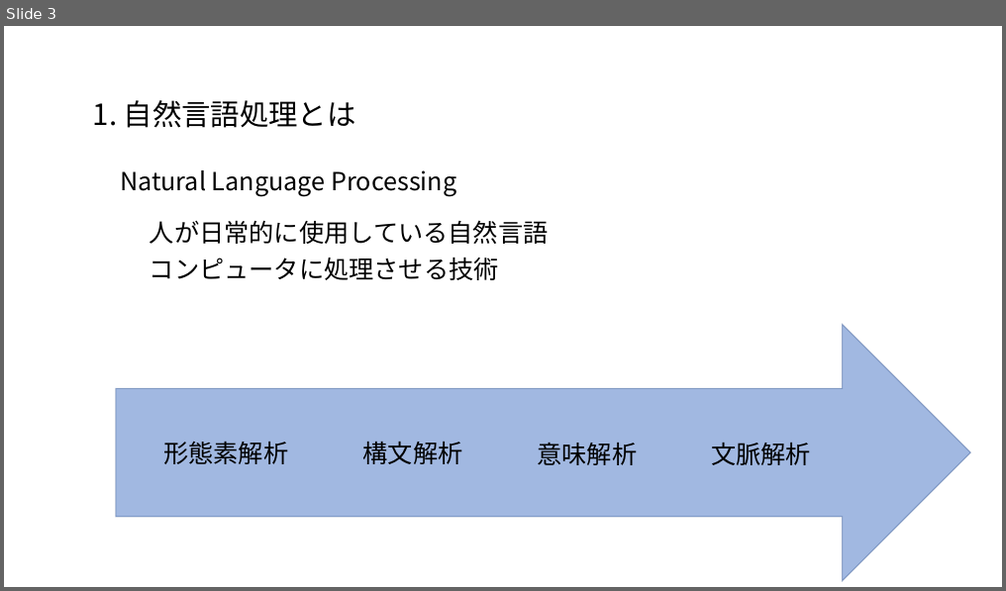
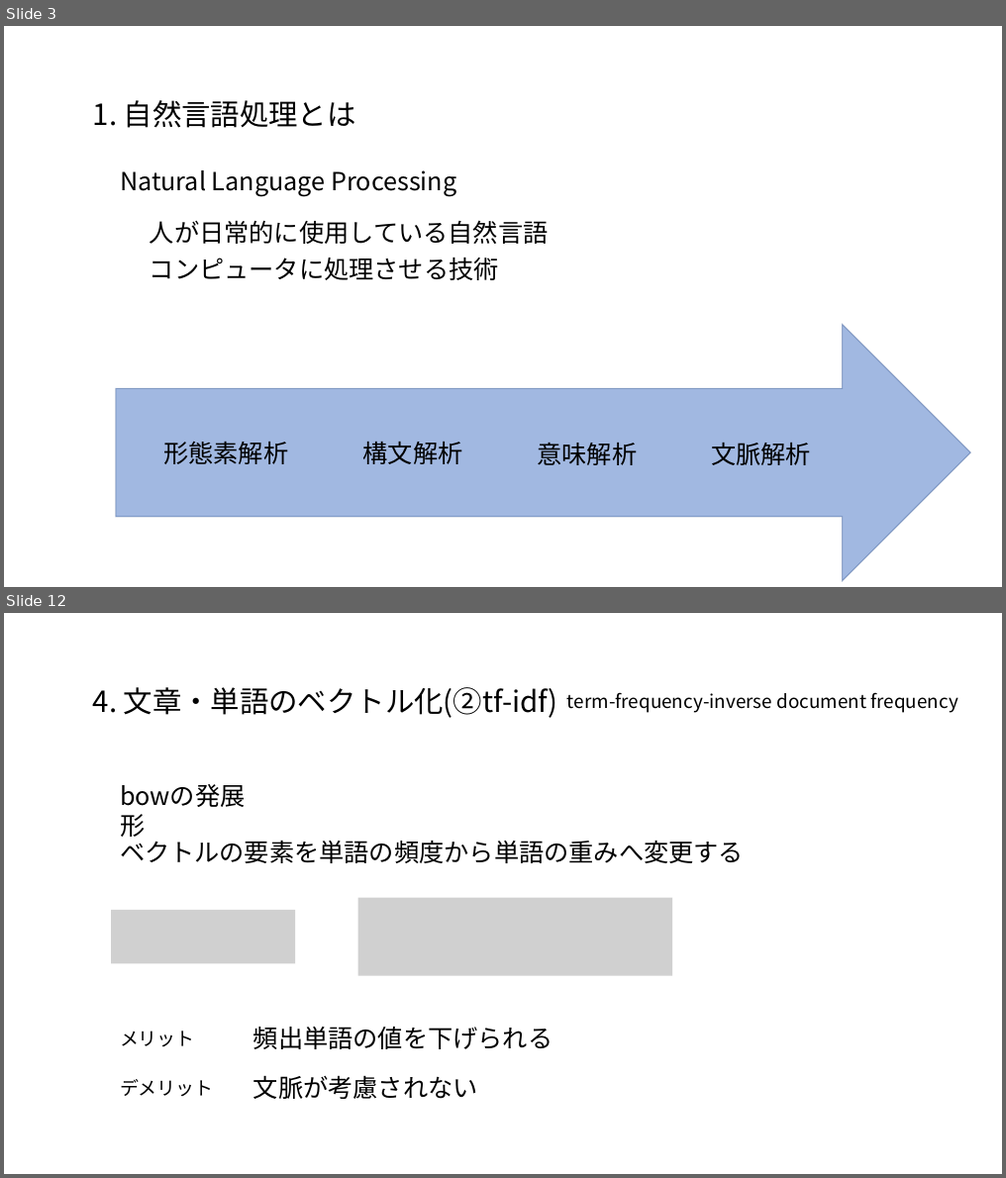
Before and after one commit to satetsu007/NLP_test, a slide deck: doc/NLP.pptx. Shown one above the other, each under a label of ours: slide 3 before the commit, slides 3 and 12 after it; the slides between them are not shown. The pictures are 1006x591 and 1006x1178 pixels, drawn with LibreOffice and Linux fonts; fonts in the diff are those of the drawing; grey boxes stand for pictures. Boxes give left, top, right and bottom in pixels: in the first picture for what was removed or moved away, otherwise in the second. Text is boxed around its words. In the diff, an @@ line names an element or a change of style, - is before the commit and + after.

```diff
--- a/doc/NLP.pptx
+++ b/doc/NLP.pptx
@@ slide 12 added at [4,613,1002,1174], background #FFFFFF @@
@@ text added at [93,687,557,718], 28 pt, text #000000 @@
+4. 文章・単語のベクトル化(②tf-idf)
@@ text added at [567,692,957,713], 18 pt, text #000000 @@
+term-frequency-inverse document frequency
@@ text added at [113,776,276,814], 24 pt, text #000000 @@
+bowの発展形
@@ text added at [120,836,744,863], 24 pt, text #000000 @@
+ベクトルの要素を単語の頻度から単語の重みへ変更する
@@ picture added at [358,897,672,976] @@
@@ picture added at [111,910,295,964] @@
@@ text added at [253,1027,552,1050], 24 pt, text #000000 @@
+頻出単語の値を下げられる
@@ text added at [120,1031,195,1047], 18 pt, text #000000 @@
+メリット
@@ text added at [120,1079,213,1096], 18 pt, text #000000 @@
+デメリット
@@ text added at [253,1075,478,1099], 24 pt, text #000000 @@
+文脈が考慮されない
```
Also in this commit, not shown: 2 slides changed, 8 other slides added, 1 other file.
